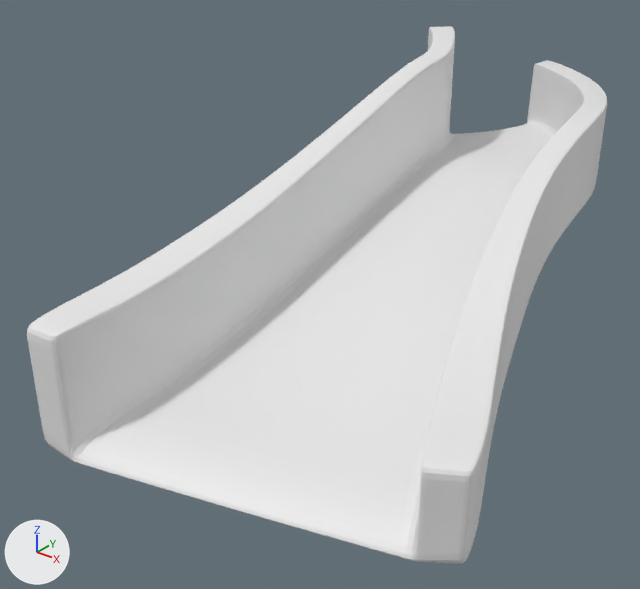
The Blender file Assets/TestAndStuff/Ramp/ramp1.blend, before and after one commit.
Both versions are drawn from a camera (50 mm lens) standing at (5.53, -10.58, 6.33) and looking at (-1.09, -2.31, 1.2). The lights are fixed; the arrows at lower left show +X, +Y and +Z.

Objects in the first picture: 'Ramp'.
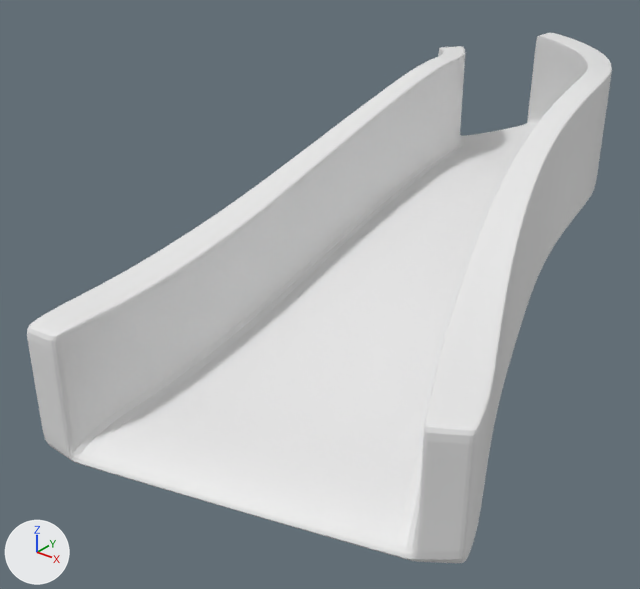
What differs and where, as boxes [x1, y1, x2, y2] in the pictures (640 x 589 px):
'Ramp', reshaped: before [27, 26, 607, 563]; after [27, 33, 612, 563]
part 1 of me_cube_002, built on: before [298, 26, 607, 546]; after [299, 33, 612, 540]

The edits, one by one:
me_cube_002 is used by ob_ramp; location (0.0, 0.0, 0.0).
me_cube_002 had 316 vertices, 314 faces and spanned x -2.54..2.45, y -5.81..3.98, z 0.0..4.1.
me_cube_002 now has 319 vertices, 314 faces, 2 loose edges and spans x -2.54..2.45, y -5.81..3.98, z 0.0..3.81.
Part 1, on me_cube_002:
54 vertices in x -1.16..2.45, y -4.7..3.98, z 1.16..3.35 move by (0.0, 0.0, 0.46).
32 vertices in x -2.03..-1.22, y 0.35..1.88, z 2.1..3.81 move by (0.2, 0.0, 0.0).
14 vertices in x -1.62..-1.25, y -0.61, z 1.77..3.47 move by (0.1, 0.0, 0.0).
11 vertices in x -2.03..-1.21, y 0.37..1.86, z 2.1..3.81 move by (0.19, 0.0, 0.0).
10 vertices in x 0.03..2.33, y -4.24..2.82, z 1.32..3.34 move by (0.0, 0.0, 0.47).
4 vertices in x -2.02..-1.76, y 1.5..1.86, z 4.01 move by (0.2, 0.0, -0.3).
13 vertices move from x -2.02..-1.48, y 0.87..1.86, z 3.75..4.1 to x -1.82..-1.28, y 0.87..1.86, z 3.71..3.81.
3 vertices are added at (0.34, 2.83, 2.4), (0.35, 2.83, 2.1), (0.34, 2.82, 3.81).
2 loose edges are added.
